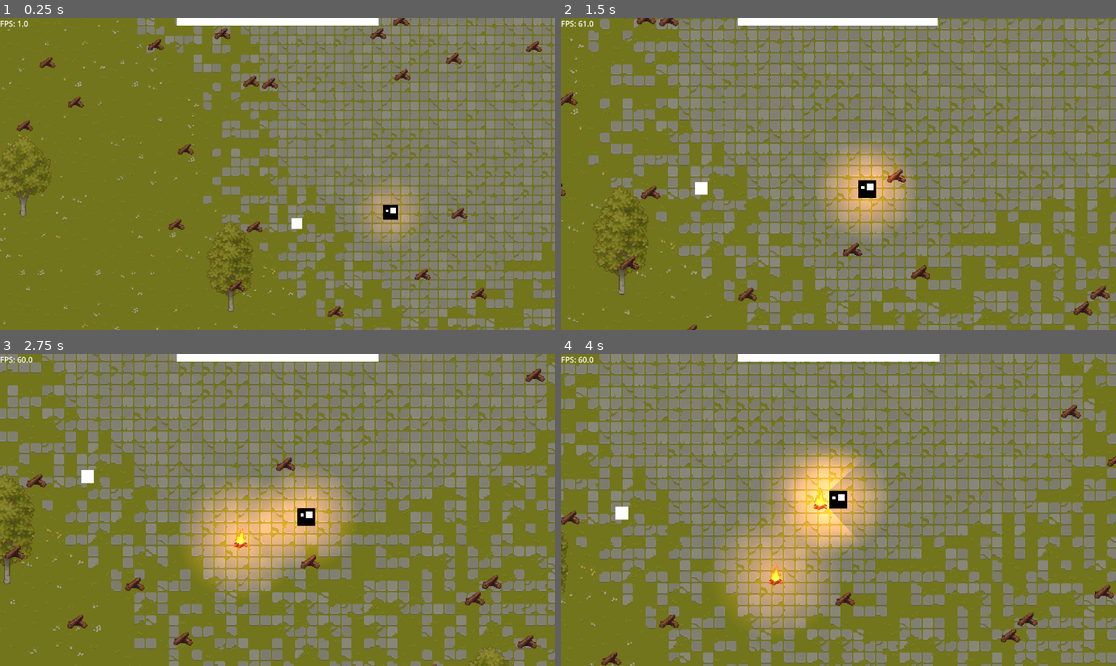
Above: before the commit, frames 1-4 (two rows, left to right).
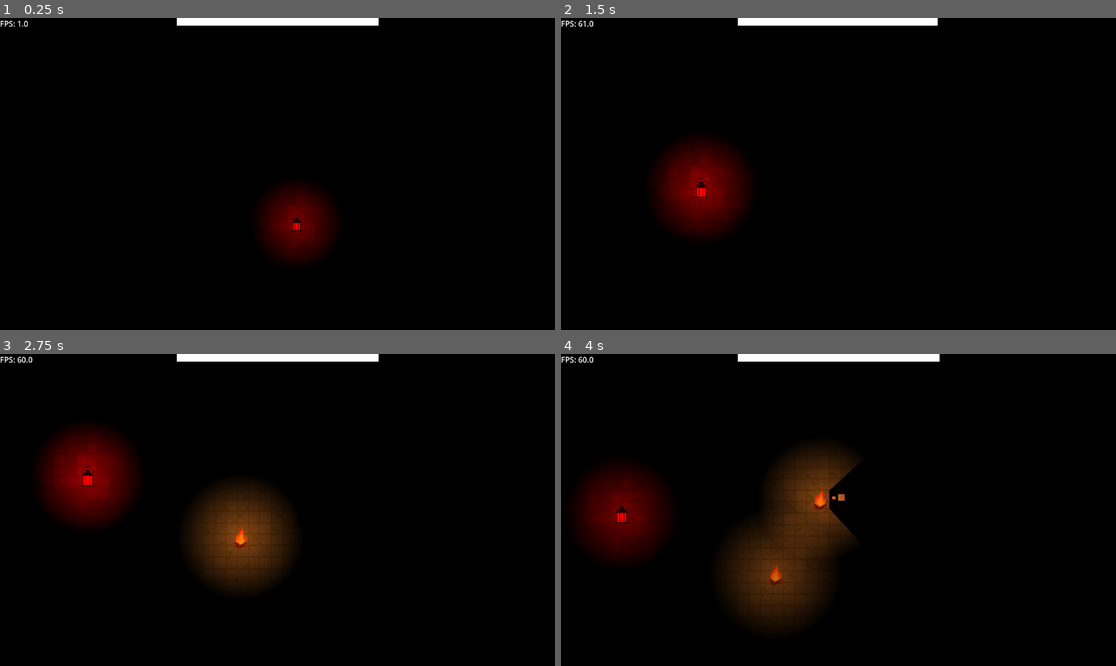
Above: after the commit, the same moments.

Repository: Kunggings/bonfire
Game: Godot game, scene res://scenes/main.tscn
The game is run twice, just before and just after one commit, with the same random seed, the same clock (stepped at 60 frames per second) and the same inputs.
Inputs:
- Up to frame 1 (0.25 s): no input
- Up to frame 2 (1.5 s): hold D (right) 0.53-1.28 s; hold Space (Hold) 0.53-1.28 s; hold S (down) from 1.28 s (still down); tap Space (Hold) at 1.35 s
- Up to frame 3 (2.75 s): release S (down) at 2.03 s; hold D (right) from 2.03 s (still down); hold Space (Hold) from 2.03 s (still down)
- Up to frame 4 (4 s): release D (right) at 2.78 s; release Space (Hold) at 2.78 s; hold W (up) 2.78-3.53 s; tap Space (Hold) at 2.85 s; hold A (left) from 3.53 s (still down); hold Space (Hold) from 3.53 s (still down)

The runs differ from the first frame. In frame 1, 99% of the frame differs, in the area x 0-100%, y 0-100%; in frame 2, 99%; in frame 3, 99%; in frame 4, 99%.

Commit message:
Flicker Script

Diff:
--- /dev/null
+++ b/scenes/flicker.gd
@@ -0,0 +1,14 @@
+extends PointLight2D
+
+var base_energy := energy
+var base_texture_scale := texture_scale
+
+@export var SCALE_OFFSET := 0.5
+@export var ENERGY_OFFSET := 1.0
+
+func _process(delta: float) -> void:
+	var energy_off := randf_range(-ENERGY_OFFSET, ENERGY_OFFSET)
+	energy = lerp(energy, base_energy + energy_off, delta*5)
+
+	var scale_off := randf_range(-SCALE_OFFSET, SCALE_OFFSET)
+	texture_scale = lerp(texture_scale, base_texture_scale + scale_off, delta*5)
--- /dev/null
+++ b/scenes/lamp.tscn
@@ -0,0 +1,29 @@
+[gd_scene load_steps=6 format=3 uid="uid://b8i7lnfekranh"]
+
+[ext_resource type="Script" uid="uid://bsoppgvdyqr02" path="res://scenes/static_bodys_2d.gd" id="1_f2tjl"]
+[ext_resource type="Texture2D" uid="uid://d26pvw32mi3jh" path="res://textures/lantern.png" id="2_wd4c3"]
+[ext_resource type="Texture2D" uid="uid://bnw53el0pouln" path="res://textures/Light.tres" id="3_f3gd7"]
+[ext_resource type="Script" uid="uid://b5yrb1u64le5q" path="res://scenes/flicker.gd" id="4_q4m2g"]
+
+[sub_resource type="CircleShape2D" id="CircleShape2D_tipki"]
+radius = 160.15794
+
+[node name="Lamp" type="StaticBody2D"]
+z_index = 4
+scale = Vector2(0.28125, 0.28125)
+collision_layer = 8
+collision_mask = 0
+script = ExtResource("1_f2tjl")
+
+[node name="CollisionShape2D" type="CollisionShape2D" parent="."]
+shape = SubResource("CircleShape2D_tipki")
+
+[node name="Sprite2D" type="Sprite2D" parent="."]
+scale = Vector2(3, 3)
+texture = ExtResource("2_wd4c3")
+
+[node name="LampLight" type="PointLight2D" parent="."]
+color = Color(1, 0, 0, 1)
+texture = ExtResource("3_f3gd7")
+texture_scale = 9.67
+script = ExtResource("4_q4m2g")
--- a/scenes/main.tscn
+++ b/scenes/main.tscn
@@ -7,7 +7,7 @@
 [ext_resource type="PackedScene" uid="uid://85syvp8pflpd" path="res://scenes/random_generation.tscn" id="6_tefeu"]
 [ext_resource type="TileSet" uid="uid://dqk8rlrty2f5o" path="res://tileset/BasicTileSet.tres" id="6_ya4ey"]
 [ext_resource type="PackedScene" uid="uid://e7ppxkw4ycct" path="res://scripts/random_spawn_bonfire.tscn" id="7_o6xl0"]
-[ext_resource type="Script" uid="uid://bsoppgvdyqr02" path="res://scenes/static_bodys_2d.gd" id="9_85g3d"]
+[ext_resource type="PackedScene" uid="uid://b8i7lnfekranh" path="res://scenes/lamp.tscn" id="8_tipki"]
 
 [sub_resource type="Gradient" id="Gradient_7mycd"]
 colors = PackedColorArray(1, 1, 1, 1, 1, 1, 1, 1)
@@ -16,15 +16,6 @@
 gradient = SubResource("Gradient_7mycd")
 width = 419
 height = 16
-
-[sub_resource type="CircleShape2D" id="CircleShape2D_tipki"]
-radius = 160.15794
-
-[sub_resource type="Gradient" id="Gradient_o6xl0"]
-colors = PackedColorArray(1, 1, 1, 1, 1, 1, 1, 1)
-
-[sub_resource type="GradientTexture2D" id="GradientTexture2D_tipki"]
-gradient = SubResource("Gradient_o6xl0")
 
 [node name="Main" type="Node2D"]
 
@@ -72,7 +63,6 @@
 tile_set = ExtResource("6_ya4ey")
 
 [node name="CanvasModulate" type="CanvasModulate" parent="."]
-visible = false
 color = Color(0, 0, 0, 1)
 
 [node name="Bonfires" type="Node" parent="."]
@@ -94,16 +84,5 @@
 
 [node name="Random Spawn Bonfire" parent="." instance=ExtResource("7_o6xl0")]
 
-[node name="Rock-StaticBody2D" type="StaticBody2D" parent="."]
-z_index = 4
+[node name="Lamp" parent="." instance=ExtResource("8_tipki")]
 position = Vector2(160, 127)
-scale = Vector2(0.28125, 0.28125)
-collision_layer = 8
-collision_mask = 0
-script = ExtResource("9_85g3d")
-
-[node name="CollisionShape2D" type="CollisionShape2D" parent="Rock-StaticBody2D"]
-shape = SubResource("CircleShape2D_tipki")
-
-[node name="Sprite2D" type="Sprite2D" parent="Rock-StaticBody2D"]
-texture = SubResource("GradientTexture2D_tipki")
--- a/scenes/prefabs/player.tscn
+++ b/scenes/prefabs/player.tscn
@@ -34,6 +34,7 @@
 autostart = true
 
 [node name="LampLight" type="PointLight2D" parent="."]
+enabled = false
 color = Color(1, 0.5294118, 0.18431373, 1)
 energy = 0.0
 texture = ExtResource("3_n0leu")
--- a/scripts/player_new.gd
+++ b/scripts/player_new.gd
@@ -88,12 +88,19 @@
 	if held_item:
 		return
 
+	var closest_body: StaticBody2D = null
+	var closest_distance := INF
+
 	for body in $"Hold-Area2D".get_overlapping_bodies():
 		if body is StaticBody2D and body.collision_layer & (1 << 3):
-			print("GRABBED:", body.name)
-			held_item = body
-			break
+			var distance := global_position.distance_to(body.global_position)
+			if distance < closest_distance:
+				closest_distance = distance
+				closest_body = body
 
+	if closest_body:
+		print("GRABBED:", closest_body.name)
+		held_item = closest_body
 
 func drop_item():
 	if not held_item:
--- a/scripts/random_spawn_bonfire.tscn
+++ b/scripts/random_spawn_bonfire.tscn
@@ -1,6 +1,6 @@
 [gd_scene load_steps=3 format=3 uid="uid://e7ppxkw4ycct"]
 
-[ext_resource type="Script" uid="uid://dmt3tgo48e6yc" path="res://fire_spawner.gd" id="1_n8kgh"]
+[ext_resource type="Script" uid="uid://dmt3tgo48e6yc" path="res://scripts/fire_spawner.gd" id="1_n8kgh"]
 [ext_resource type="PackedScene" uid="uid://23w0l2ox22f4" path="res://scenes/prefabs/bonfire.tscn" id="2_q6tw7"]
 
 [node name="Random Spawn Bonfire" type="Node2D"]
Not shown, added: scenes/flicker.gd.uid
Not shown: 1 places in scenes/main.tscn that only renumber resources
Renamed: fire_spawner.gd -> scripts/fire_spawner.gd
Renamed: fire_spawner.gd.uid -> scripts/fire_spawner.gd.uid
Binary file added: textures/lantern.png
Not shown, added: textures/lantern.png.import
